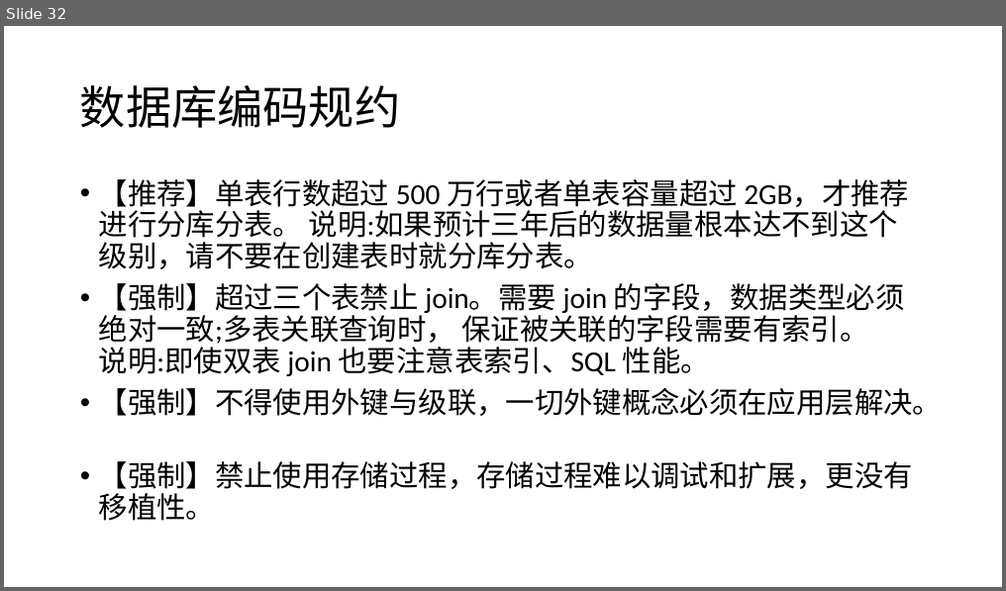
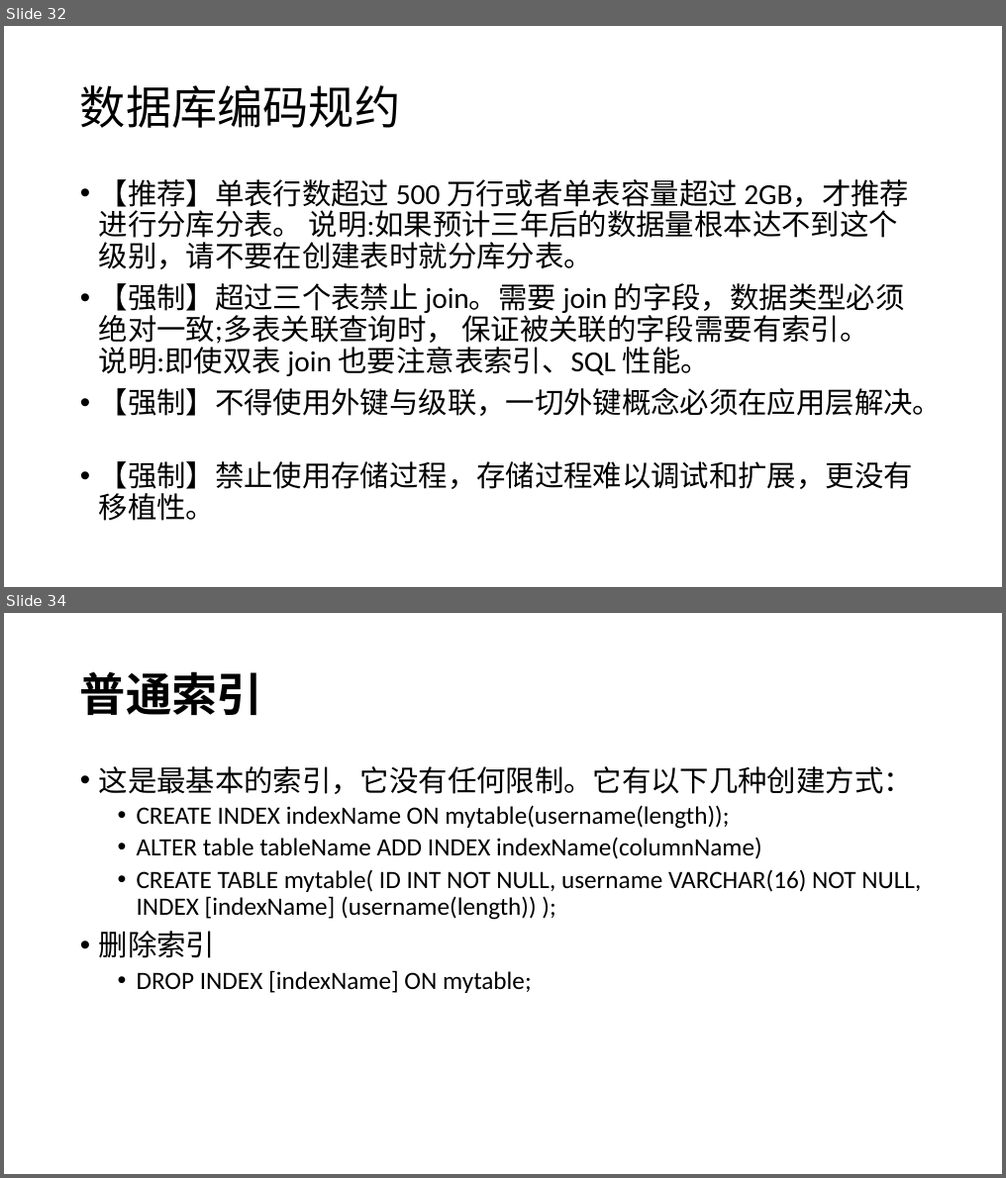
Before and after one commit to airuitian/MicroService, a slide deck: springboot/SpringBoot-3.pptx. Shown one above the other, each under a label of ours: slide 32 before the commit, slides 32 and 34 after it; the slides between them are not shown. The pictures are 1006x591 and 1006x1178 pixels, drawn with LibreOffice and Linux fonts; fonts in the diff are those of the drawing. Boxes give left, top, right and bottom in pixels: in the first picture for what was removed or moved away, otherwise in the second. Text is boxed around its words. In the diff, an @@ line names an element or a change of style, - is before the commit and + after.

```diff
--- a/springboot/SpringBoot-3.pptx
+++ b/springboot/SpringBoot-3.pptx
@@ slide 34 added at bbox=[4, 613, 1002, 1174], background #FFFFFF @@
@@ title added at bbox=[80, 671, 263, 715], 44 pt, text #000000, bold @@
+普通索引
@@ text added at bbox=[99, 766, 921, 993], 24 pt, text #000000 @@
+• 这是最基本的索引，它没有任何限制。它有以下几种创建方式：
+  • CREATE INDEX indexName ON mytable(username(length));
+  • ALTER table tableName ADD INDEX indexName(columnName)
+  • CREATE TABLE mytable( ID INT NOT NULL, username VARCHAR(16) NOT NULL, INDEX [indexName] (username(length)) );
+• 删除索引
+  • DROP INDEX [indexName] ON mytable;
```
Also in this commit, not shown: 1 slide changed, 17 other slides added, 5 other files.
